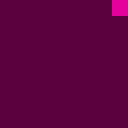
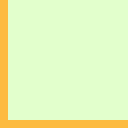
Layer changes from the first w=128, h=128 image to the second:
added layer "Ebene 29" above "Ebene 28" over [0, 0, 8, 128]
hid "Ebene 28" over [0, 0, 128, 128]
showed "Ebene 17" over [0, 120, 128, 128]
showed "Ebene 2" over [0, 0, 128, 128]
